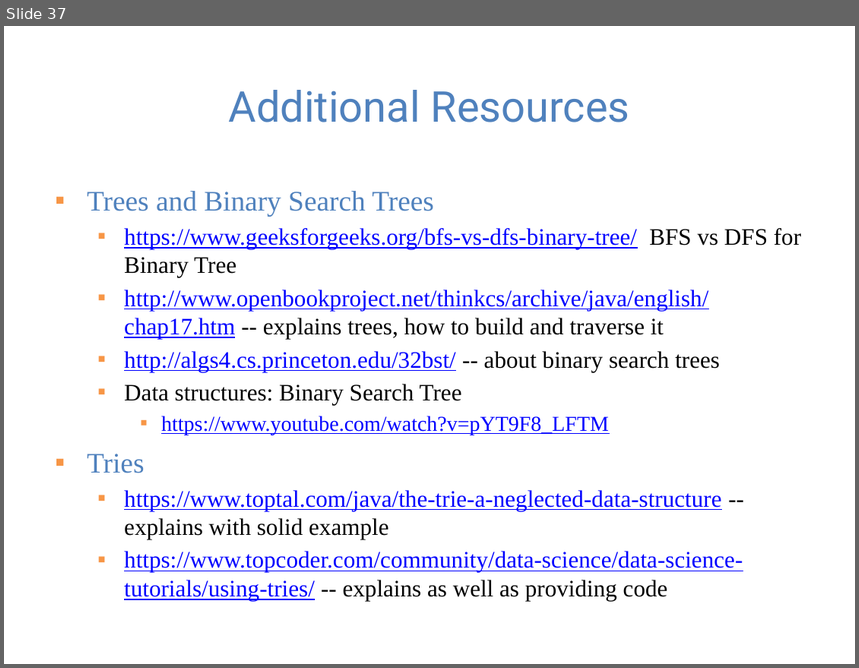
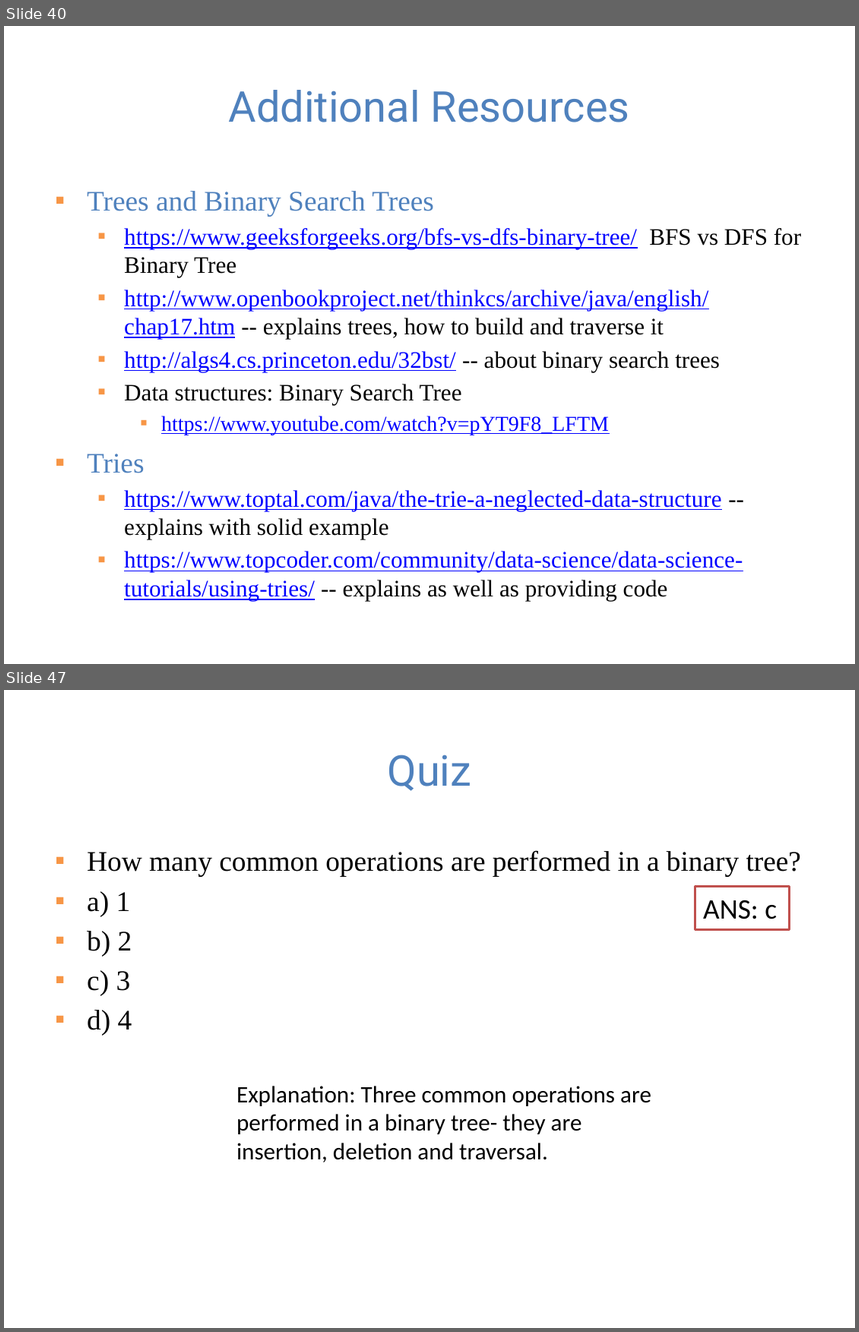
Before and after one commit to guhofstra/CSC111Fa25, a slide deck: PPTs/Lecture 8-binary search tree and trie.pptx. Shown one above the other, each under a label of ours: slide 37 before the commit, slides 40 and 47 after it; the slides between them are not shown. The pictures are 859x668 and 859x1332 pixels, drawn with LibreOffice and Linux fonts; fonts in the diff are those of the drawing. Boxes give left, top, right and bottom in pixels: in the first picture for what was removed or moved away, otherwise in the second. Text is boxed around its words. In the diff, an @@ line names an element or a change of style, - is before the commit and + after.

```diff
--- a/PPTs/Lecture 8-binary search tree and trie.pptx
+++ b/PPTs/Lecture 8-binary search tree and trie.pptx
@@ slide 47 added at bbox=[4, 690, 855, 1328], background #FFFFFF @@
@@ title added at bbox=[388, 755, 472, 791], 36 pt, text #4F81BD @@
+Quiz
@@ text added at bbox=[87, 850, 801, 1036], 24 pt, text #000000 @@
+▪ How many common operations are performed in a binary tree?
+▪ a) 1
+▪ b) 2
+▪ c) 3
+▪ d) 4
@@ rectangle added at bbox=[695, 887, 790, 929], fill #FFFFFF, outline #C0504D 2 pt, 24 pt, text #000000 @@
+ANS: c
@@ text added at bbox=[237, 1086, 652, 1163], 20 pt, text #000000 @@
+Explanation: Three common operations are performed in a binary tree- they are insertion, deletion and traversal.
@@ what was slide 37 is now slide 40 @@
```
Also in this commit, not shown: 5 slides changed, 9 other slides added, 42 other files.
